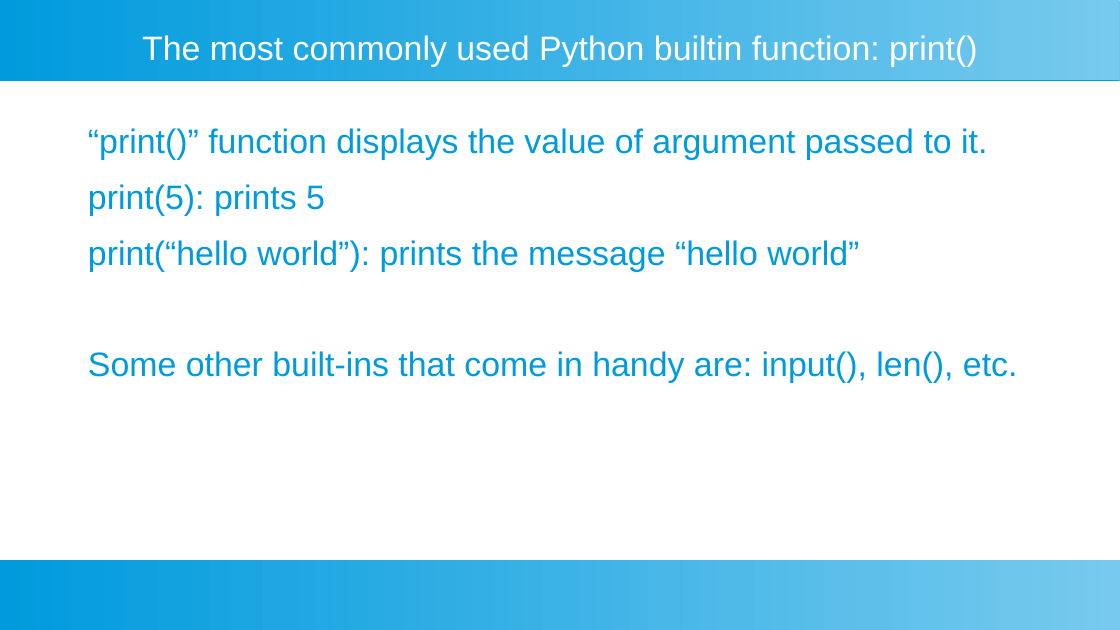
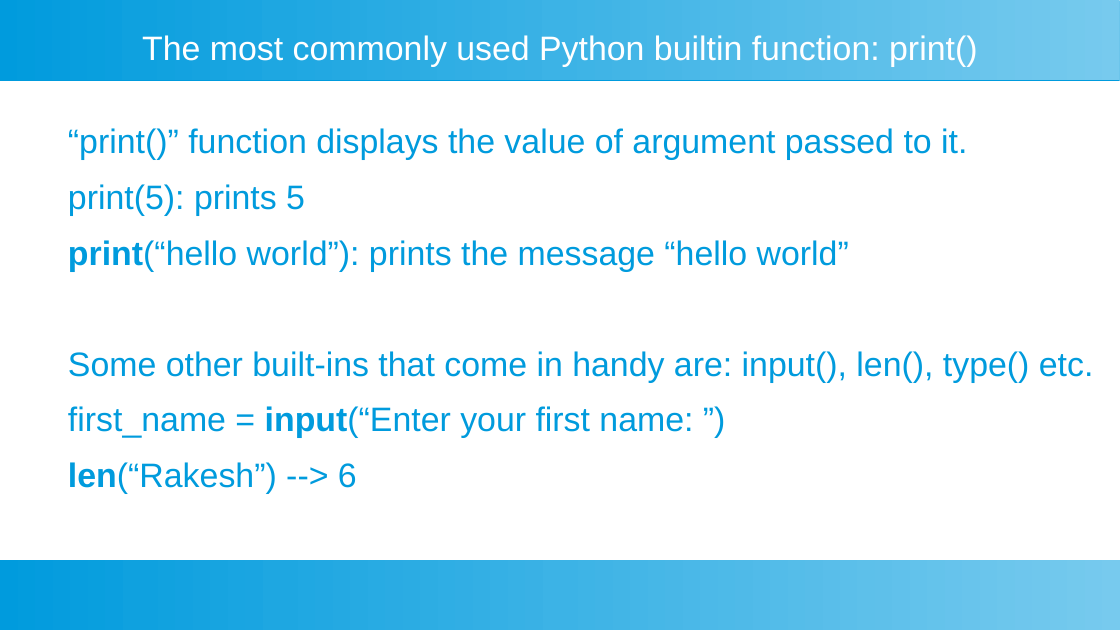
Before and after one commit to ashishjain1547/public_lessons_in_python, a slide deck: slide 2 of Ch 1 - Python's built-in functions/Python's builtin functions.odp. Drawn at 1120x630 pixels with LibreOffice and Linux fonts; fonts in the diff are those of the drawing. Boxes give left, top, right and bottom in pixels: in the first picture for what was removed or moved away, otherwise in the second. Text is boxed around its words. In the diff, an @@ line names an element or a change of style, - is before the commit and + after.

```diff
--- a/Ch 1 - Python's built-in functions/Python's builtin functions.odp
+++ b/Ch 1 - Python's built-in functions/Python's builtin functions.odp
@@ text "“print()” function displays the value ...": place and size @@
-text "“print()” function displays the value ..." at (88,128,1018,383)
+text "“print()” function displays the value ..." at (68,128,1094,494)
@@ text at (68,240,849,271): bold on in "print(“hello" @@
@@ text at (68,351,1094,494): text changed @@
-Some other built-ins that come in handy are: input(), len(), etc.
+Some other built-ins that come in handy are: input(), len(), type() etc.
+first_name = input(“Enter your first name: ”)
+len(“Rakesh”) --> 6
```
Also in this commit, not shown: 1 other slide changed, 7 slides added, 25 other files.
